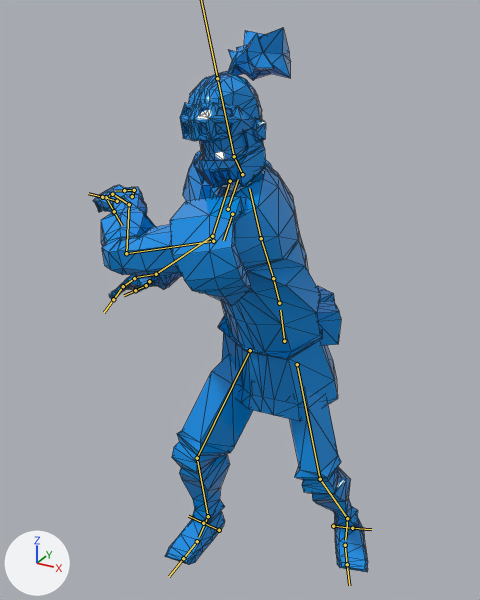
A saved change to the FBX model Assets/Model/Fiter2.fbx.
Rendered twice from a camera (50 mm lens) standing at (1.21, -2.59, 2.72) and looking at (-0.13, -0.15, 1.51). The axes (+X, +Y, +Z) are drawn at lower left. The lights are the same throughout. Both versions are drawn at frame 1 of the action 'metarig.001|metarig.001|metarig.001|metarig.001|metarig.001|Action'; the numbers are the values there. The bones that bend it are drawn over the model as lines. Mesh edges are drawn as thin lines.

Names of what the first picture shows: 'MeshDown'.
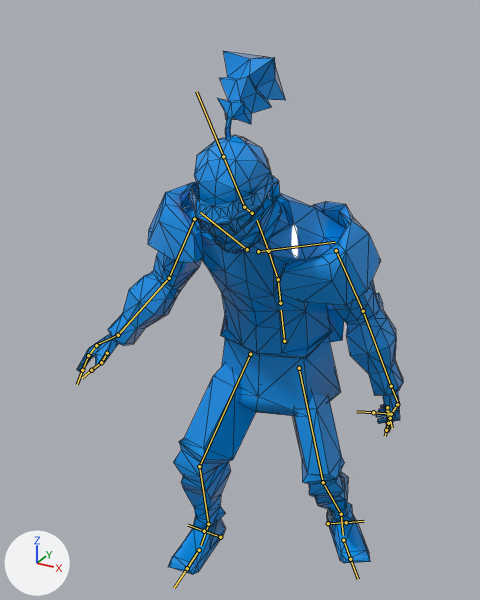
Changed parts and their boxes (x1, y1, x2, y2) in the pictures (480 x 600 px):
'MeshDown', posed (18% wider)
    before: (93, 28, 368, 572)
    after: (77, 51, 403, 574)
bone 'spine', root to tip
    before: (284, 341) to (280, 310)
    after: (284, 341) to (281, 310)
bone 'spine.001', root to tip
    before: (279, 303) to (273, 278)
    after: (280, 303) to (278, 279)
bone 'spine.002', root to tip
    before: (273, 278) to (261, 238)
    after: (278, 279) to (268, 251)
bone 'spine.003', root to tip
    before: (261, 238) to (249, 188)
    after: (268, 251) to (257, 220)
bone 'spine.004', root to tip
    before: (242, 174) to (234, 156)
    after: (252, 213) to (244, 207)
bone 'spine.005', root to tip
    before: (234, 156) to (217, 78)
    after: (244, 207) to (223, 156)
bone 'upper_arm.L', root to tip
    before: (230, 181) to (212, 236)
    after: (194, 219) to (169, 278)
bone 'forearm.L', root to tip
    before: (212, 236) to (156, 274)
    after: (169, 278) to (118, 335)
bone 'shoulder.R', root to tip
    before: (232, 214) to (223, 240)
    after: (258, 251) to (335, 242)
bone 'upper_arm.R', root to tip
    before: (213, 241) to (126, 253)
    after: (336, 250) to (363, 311)
bone 'forearm.R', root to tip
    before: (126, 253) to (129, 204)
    after: (363, 311) to (391, 386)
bone 'hand.R', root to tip
    before: (129, 204) to (112, 193)
    after: (391, 386) to (398, 404)
bone 'thigh.L', root to tip
    before: (250, 350) to (197, 458)
    after: (250, 354) to (199, 466)
bone 'shin.L', root to tip
    before: (197, 458) to (208, 516)
    after: (199, 466) to (208, 524)
bone 'thigh.R', root to tip
    before: (297, 364) to (320, 479)
    after: (299, 368) to (323, 482)
bone 'shin.R', root to tip
    before: (320, 479) to (347, 518)
    after: (323, 482) to (341, 514)
bone 'foot.R', root to tip
    before: (347, 518) to (345, 540)
    after: (341, 514) to (343, 535)

What the commit changed:
Bone 'spine' (bone_spine) turns from (0, 4, -1) to (0, 0, 0) degrees about its own x, y and z.
Bone 'spine.001' (bone_spine_001) turns from (15, 11, 1) to (14, -2, 3) degrees about its own x, y and z.
Bone 'spine.002' (bone_spine_002) turns from (11, 17, 1) to (25, -5, -1) degrees about its own x, y and z.
Bone 'spine.003' (bone_spine_003) turns from (-5, 7, -1) to (4, 1, 1) degrees about its own x, y and z.
Bone 'spine.004' (bone_spine_004) turns from (-10, -34, 14) to (-1, 0, 0) degrees about its own x, y and z.
Bone 'spine.005' (bone_spine_005) turns from (0, 0, 0) to (1, -1, 0) degrees about its own x, y and z.
Bone 'upper_arm.L' (bone_upper_arm_l) turns from (26, -12, -61) to (39, -30, -72) degrees about its own x, y and z.
Bone 'forearm.L' (bone_forearm_l) turns from (75, 36, -8) to (34, 6, -5) degrees about its own x, y and z.
Bone 'shoulder.R' (bone_shoulder_r) turns from (12, 4, 57) to (-6, -6, 8) degrees about its own x, y and z.
Bone 'upper_arm.R' (bone_upper_arm_r) turns from (70, 5, 14) to (20, 20, 67) degrees about its own x, y and z.
Bone 'forearm.R' (bone_forearm_r) turns from (72, -9, 2) to (28, 5, 0) degrees about its own x, y and z.
Bone 'hand.R' (bone_hand_r) turns from (-41, -5, -16) to (-19, 14, 1) degrees about its own x, y and z.
Bone 'thigh.L' (bone_thigh_l) moves from (0.0, 0.0, 0.0) to (0.0, 0.014, 0.0).
Bone 'thigh.L' (bone_thigh_l) turns from (-28, -12, -9) to (-31, -12, -6) degrees about its own x, y and z.
Bone 'shin.L' (bone_shin_l) turns from (42, 13, 8) to (46, 14, 7) degrees about its own x, y and z.
Bone 'thigh.R' (bone_thigh_r) moves from (0.0, 0.0, 0.0) to (0.0, 0.019, -0.001).
Bone 'thigh.R' (bone_thigh_r) turns from (-3, 15, 14) to (-4, 22, 14) degrees about its own x, y and z.
Bone 'shin.R' (bone_shin_r) turns from (33, 8, 5) to (39, 6, 7) degrees about its own x, y and z.
Bone 'foot.R' (bone_foot_r) turns from (-28, 16, -12) to (-31, 15, -11) degrees about its own x, y and z.
